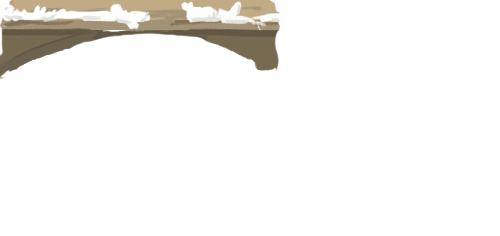
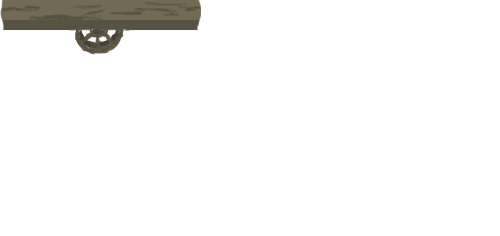
Layered file, before and after one edit (500×236). Changes by layer:
added layer "Layer 4" above "Layer 3" over [0, 0, 201, 55]
hid "Layer 3" over [0, 0, 280, 80]
